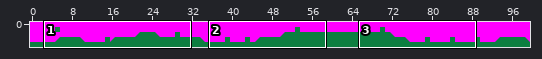
Two states of a Tiled map, assets/level1test.tmx. The first picture is a wide view before the edit; the outline marks the close-up.
Close-up. Before the commit:
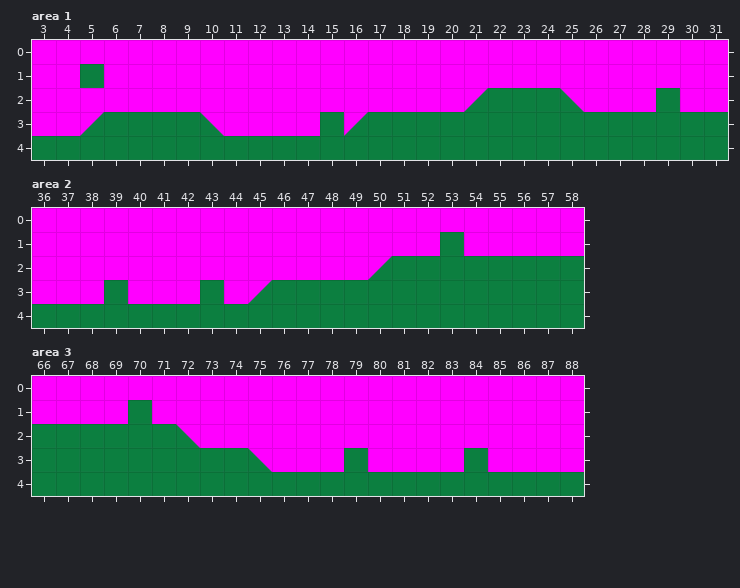
Cells are 64x64 px. Shown: area 1 x 3..31, y 0..4; area 2 x 36..58, y 0..4; area 3 x 66..88, y 0..4.
New version:
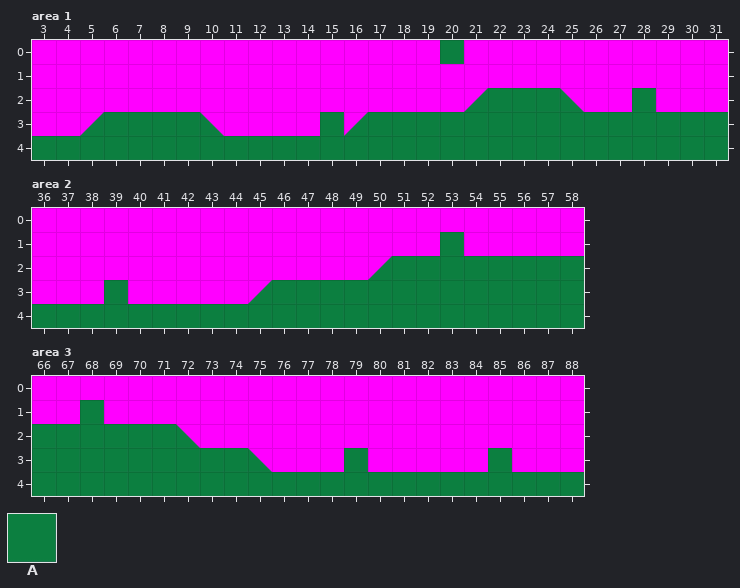
Key: from "sprites": A 0.
_ is an empty cell.
Log entry: Add protection when hitting friends bubble
The exact change:
Layer "Enemies", area 1:
The author put tile A in row 2 at x 28.
The edit erases tile A in row 2 at x 29.
Layer "FriendsBubble", area 1:
The author put tile A in row 0 at x 20.
The edit erases tile A in row 1 at x 5.
Layer "GoodBoys" (now hidden), area 2:
The edit erases tile A in row 3 at x 43.
Layer "Enemies", area 3:
The author put tile A in row 1 at x 68; in row 3 at x 85.
Layer "GoodBoys" (now hidden), area 3:
The edit erases tile A in row 1 at x 70; in row 3 at x 84.
Pixel boxes of the changes (left, top, right, bottom) in both close-ups:
added: (440, 40, 464, 64)
removed: (80, 64, 104, 88)
changed: (632, 88, 680, 112)
removed: (200, 280, 224, 304)
added: (80, 400, 104, 424)
removed: (128, 400, 152, 424)
changed: (464, 448, 512, 472)
